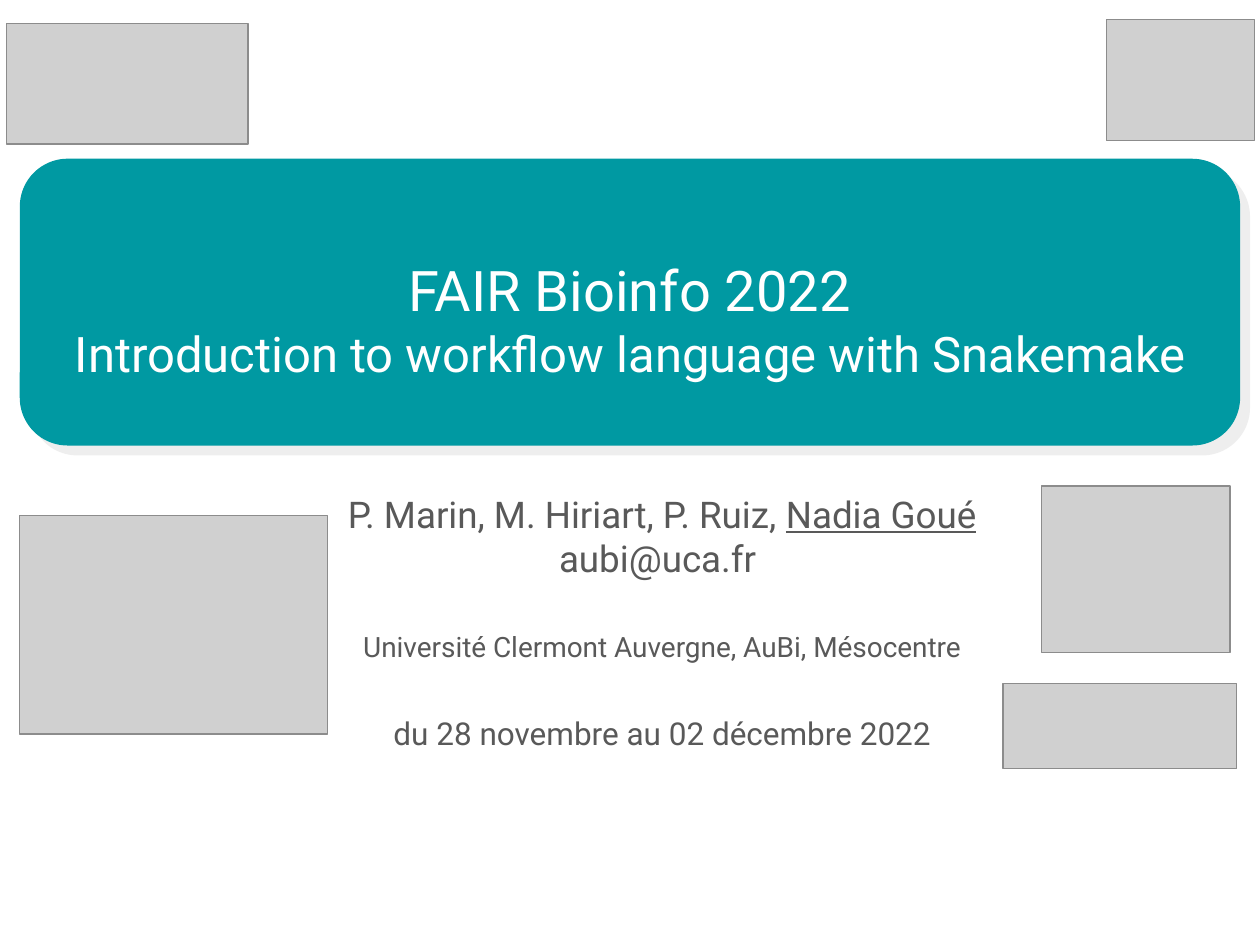
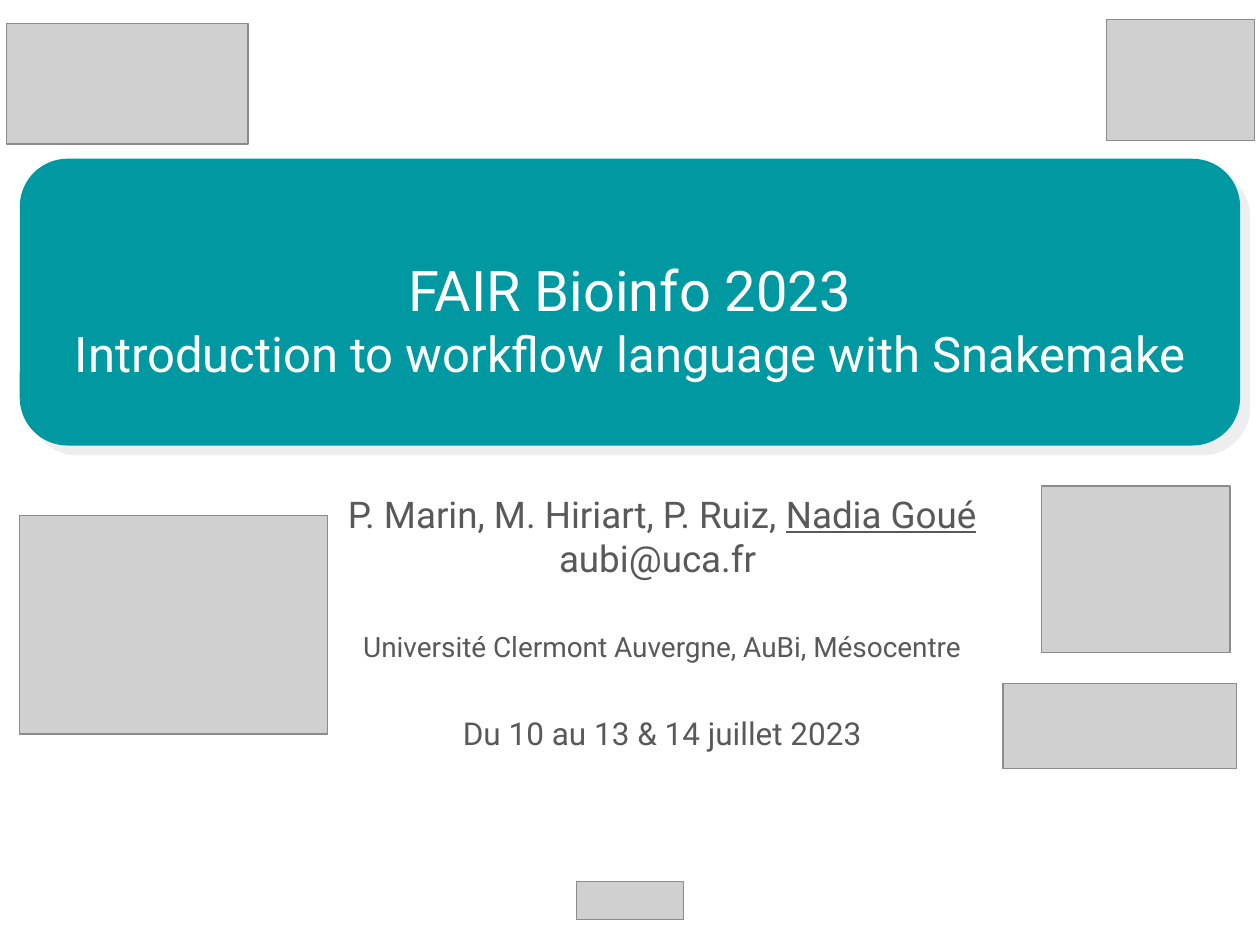
Before and after one commit to mesocentre-clermont-auvergne/formation_fair, a slide deck: slide 1 of fair_workflow/fair_workflow_cours/introduction_snakemake.odp. Drawn at 1260x945 pixels with LibreOffice and Linux fonts; fonts in the diff are those of the drawing; grey boxes stand for pictures; background and template pictures are left out. Boxes give left, top, right and bottom in pixels: in the first picture for what was removed or moved away, otherwise in the second. Text is boxed around its words. In the diff, an @@ line names an element or a change of style, - is before the commit and + after.

```diff
--- a/fair_workflow/fair_workflow_cours/introduction_snakemake.odp
+++ b/fair_workflow/fair_workflow_cours/introduction_snakemake.odp
@@ text in rounded rectangle at box(418, 268, 861, 335): text changed @@
-FAIR Bioinfo 2022
+FAIR Bioinfo 2023
@@ text at box(463, 721, 861, 752): text changed @@
-du 28 novembre au 02 décembre 2022
+Du 10 au 13 & 14 juillet 2023
@@ picture added at box(576, 882, 683, 920) @@
```
Also in this commit, not shown: 15 other slides changed, 1 slide added, 18 other files.
